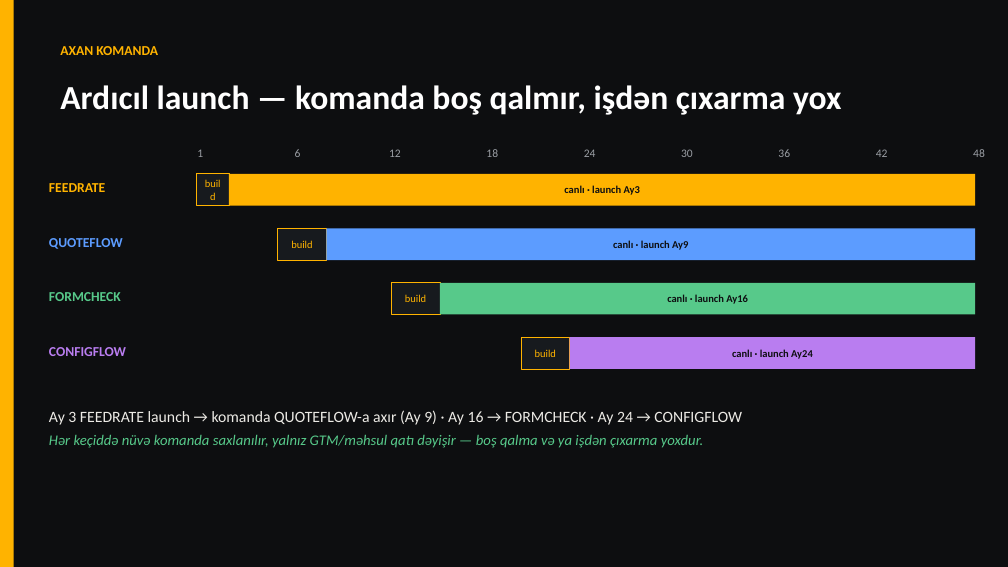
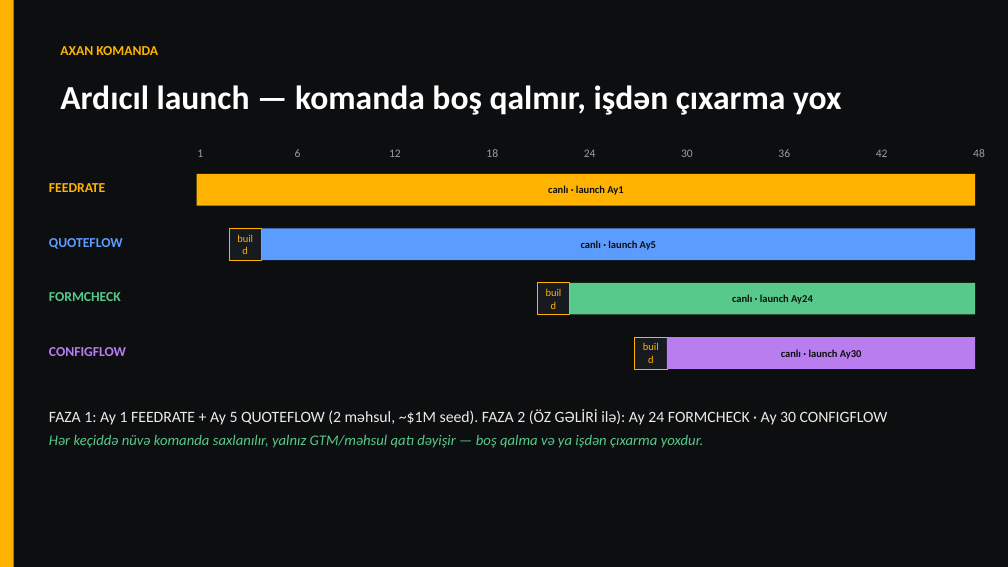
Before and after one commit to amilabbasov02/cnc-and-3d, a slide deck: slide 10 of KAYZEN-Portfel-Pitch-v2.pptx. Drawn at 1008x567 pixels with LibreOffice and Linux fonts; fonts in the diff are those of the drawing. Boxes give left, top, right and bottom in pixels: in the first picture for what was removed or moved away, otherwise in the second. Text is boxed around its words. In the diff, an @@ line names an element or a change of style, - is before the commit and + after.

```diff
--- a/KAYZEN-Portfel-Pitch-v2.pptx
+++ b/KAYZEN-Portfel-Pitch-v2.pptx
@@ rectangle "canlı · launch Ay1": place and size @@
-rectangle "canlı · launch Ay1" at bbox=[229, 174, 975, 206]
+rectangle "canlı · launch Ay1" at bbox=[197, 174, 975, 206]
@@ text in rectangle at bbox=[548, 185, 623, 195]: text changed @@
-canlı · launch Ay3
+canlı · launch Ay1
@@ rectangle "build": place and size @@
-rectangle "build" at bbox=[278, 228, 326, 260]
+rectangle "build" at bbox=[229, 228, 262, 260]
@@ rectangle "canlı · launch Ay5": place and size @@
-rectangle "canlı · launch Ay5" at bbox=[327, 228, 975, 260]
+rectangle "canlı · launch Ay5" at bbox=[262, 228, 975, 260]
@@ text in rectangle at bbox=[581, 240, 656, 250]: text changed @@
-canlı · launch Ay9
+canlı · launch Ay5
@@ rectangle removed at bbox=[391, 283, 439, 315] @@
-build
@@ rectangle "build": place and size @@
-rectangle "build" at bbox=[521, 337, 569, 369]
+rectangle "build" at bbox=[538, 283, 570, 315]
@@ rectangle "canlı · launch Ay24": place and size @@
-rectangle "canlı · launch Ay24" at bbox=[570, 337, 975, 369]
+rectangle "canlı · launch Ay24" at bbox=[570, 283, 975, 315]
@@ rectangle "canlı · launch Ay24" at bbox=[570, 283, 975, 315]: fill #B97DF0 to #57C98A @@
@@ rectangle "build": place and size @@
-rectangle "build" at bbox=[197, 174, 229, 206]
+rectangle "build" at bbox=[634, 337, 667, 369]
@@ rectangle "canlı · launch Ay30": place and size @@
-rectangle "canlı · launch Ay30" at bbox=[440, 283, 975, 315]
+rectangle "canlı · launch Ay30" at bbox=[667, 337, 975, 369]
@@ rectangle "canlı · launch Ay30" at bbox=[667, 337, 975, 369]: fill #57C98A to #B97DF0 @@
@@ text in rectangle at bbox=[781, 349, 862, 359]: text changed @@
-canlı · launch Ay16
+canlı · launch Ay30
@@ text at bbox=[49, 409, 888, 425]: text changed @@
-Ay 3 FEEDRATE launch → komanda QUOTEFLOW-a axır (Ay 9) · Ay 16 → FORMCHECK · Ay 24 → CONFIGFLOW
+FAZA 1: Ay 1 FEEDRATE + Ay 5 QUOTEFLOW (2 məhsul, ~$1M seed). FAZA 2 (ÖZ GƏLİRİ ilə): Ay 24 FORMCHECK · Ay 30 CONFIGFLOW
```
Also in this commit, not shown: 11 other slides changed, 18 other files.
